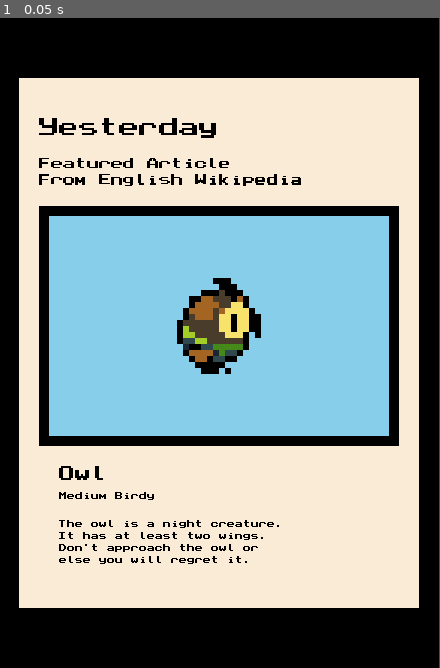
Above: before the commit, frame 1.
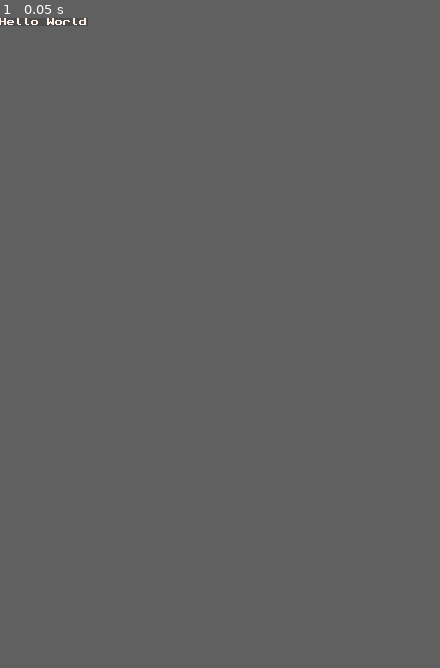
Above: after the commit, the same moment.

Repository: pilsef/drawing-nl
Game: Godot game, scene res://Root.tscn
Same seed, same stepped clock (60 frames per second), same inputs: the game is played once before the commit and once after it.
Inputs:
- Up to frame 1 (0.05 s): no input
In our replay, the window is 440x650 before the commit and 88x8 after it. These sizes can differ from the game's own. Grey fills any space a smaller window leaves; there, only what the larger window draws over its background counts as a difference.

The runs differ from the first frame. In frame 1, 58% of the frame differs, in the area x 0-100%, y 0-100%.

Commit message:
make FnHelloWorld example the default root

Diff:
--- a/Root.tscn
+++ b/Root.tscn
@@ -1,26 +1,12 @@
-[gd_scene load_steps=7 format=3 uid="uid://dsrjwy4mgqm0f"]
+[gd_scene load_steps=4 format=3 uid="uid://dsrjwy4mgqm0f"]
 
-[ext_resource type="Script" path="res://Boot.gd" id="1"]
-[ext_resource type="Script" path="res://fn/examples/FnGuWikiPage.gd" id="2_gchfa"]
-[ext_resource type="Texture2D" uid="uid://tbr18xvqglpy" path="res://tex/owl.png" id="3_r6bsl"]
-[ext_resource type="Script" path="res://fn/Fn.gd" id="4_4luc1"]
+[ext_resource type="Script" path="res://Boot.gd" id="1_i05s4"]
+[ext_resource type="Script" path="res://fn/examples/FnGuHelloWorld.gd" id="2_tnn11"]
 
-[sub_resource type="Resource" id="Resource_w0of7"]
-script = ExtResource("2_gchfa")
-tex_img = ExtResource("3_r6bsl")
-str_name = "Owl"
-str_classification = "Medium Birdy"
-arr_desc = ["The owl is a night creature.", "It has at least two wings.", "Don't approach the owl or", "else you will regret it."]
-
-[sub_resource type="Resource" id="Resource_fhtdp"]
-script = ExtResource("2_gchfa")
-tex_img = ExtResource("3_r6bsl")
-str_name = "Owl"
-str_classification = "Medium Birdy"
-arr_desc = ["The owl is a night creature.", "It has at least two wings.", "Don't approach the owl or", "else you will regret it."]
+[sub_resource type="Resource" id="Resource_ll14r"]
+script = ExtResource("2_tnn11")
 
 [node name="Root" type="Node2D"]
 position = Vector2(-1, 0)
-script = ExtResource("1")
-rq_gu_root = SubResource("Resource_w0of7")
-arr_rq_other = Array[ExtResource("4_4luc1")]([SubResource("Resource_fhtdp")])
+script = ExtResource("1_i05s4")
+rq_gu_root = SubResource("Resource_ll14r")
--- /dev/null
+++ b/fn/examples/FnGuHelloWorld.gd
@@ -0,0 +1,6 @@
+extends FnGu
+
+class_name FnGuHelloWorld
+
+func exec():
+	return textd("Hello World").exec()
